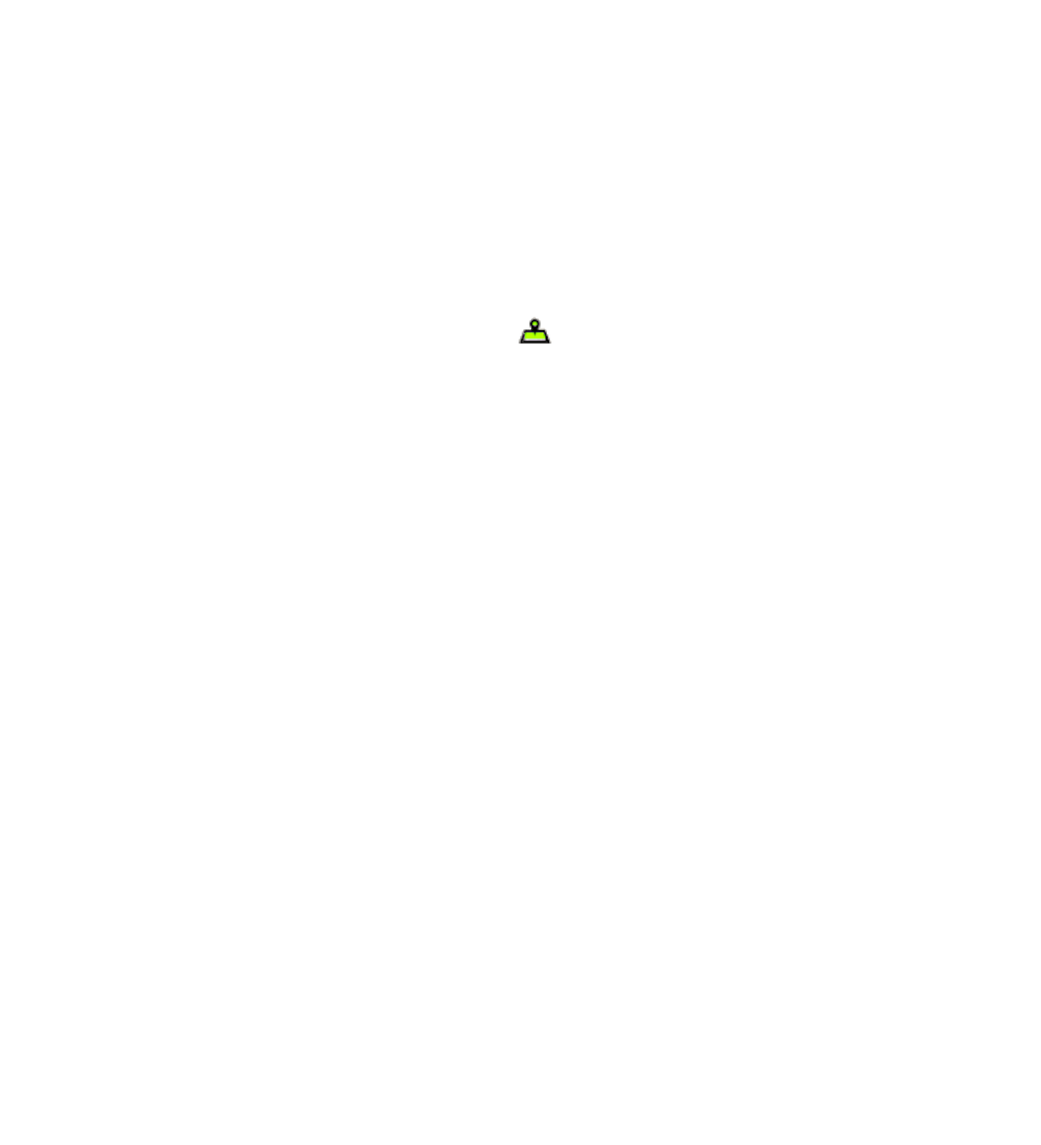
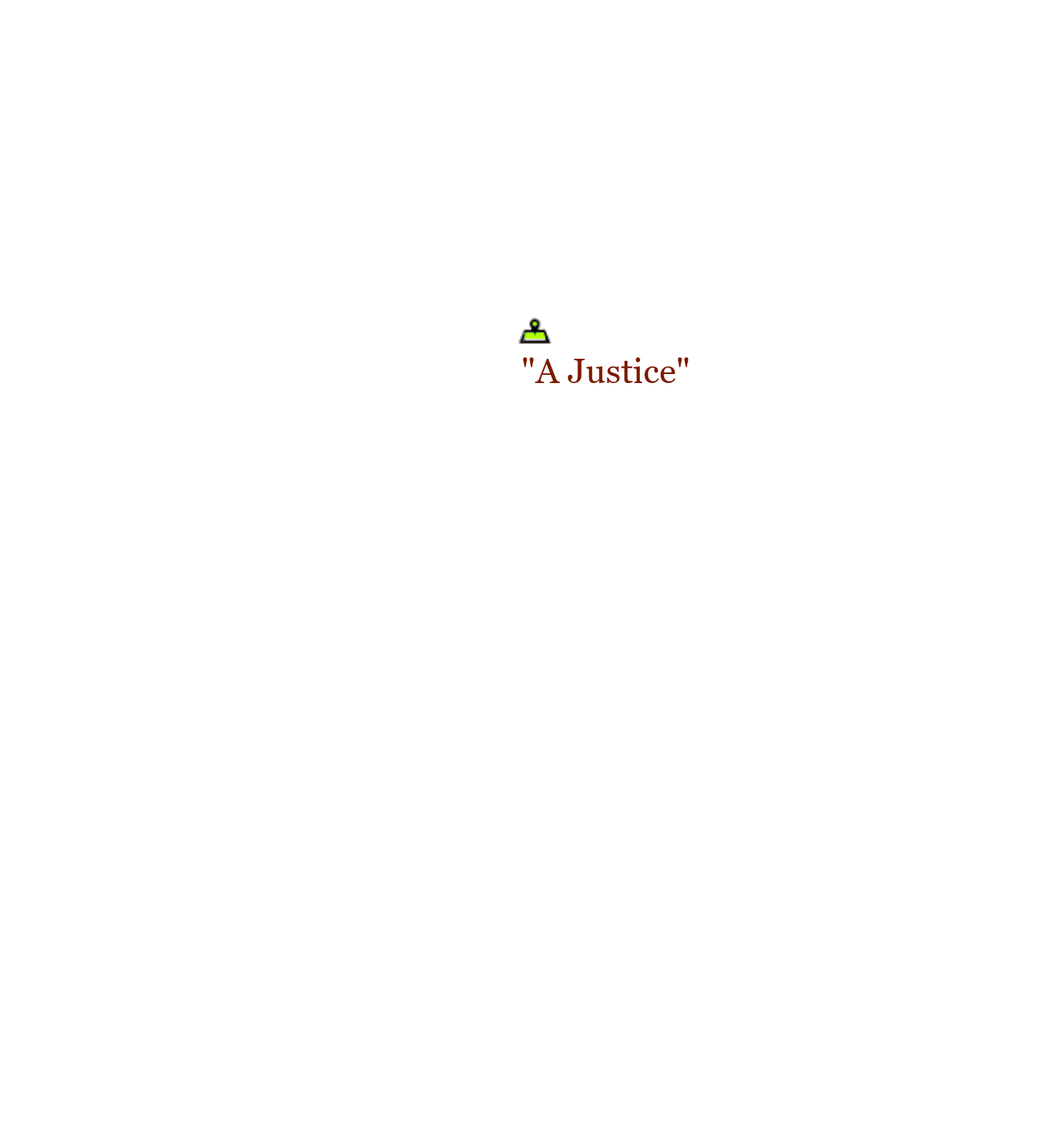
Before/after of a w=1041, h=1145 layered artwork. What changed in the layer stack:
added layer "'A Justice'" above "A_Justice_Glyph.png" over (x1=522, y1=357, x2=689, y2=383)
